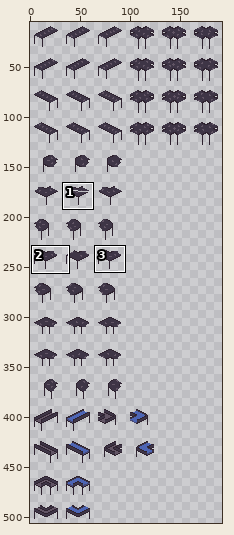
Pixel-art file: assets/conveyors.aseprite. The first picture is a wide view before the edit; the outline marks the close-up.
Close-up. Before:
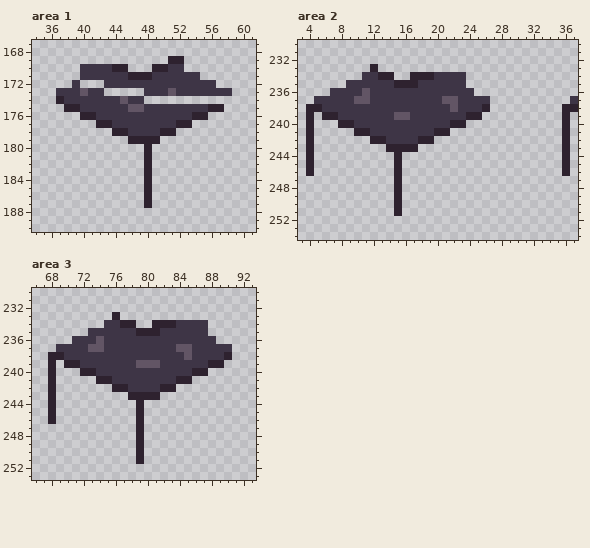
256x512 pixels, 1 frame. Shown: area 1: x 34..61, y 167..190; area 2: x 3..37, y 230..254; area 3: x 66..93, y 230..253. The wide view leaves out empty margins.
New version:
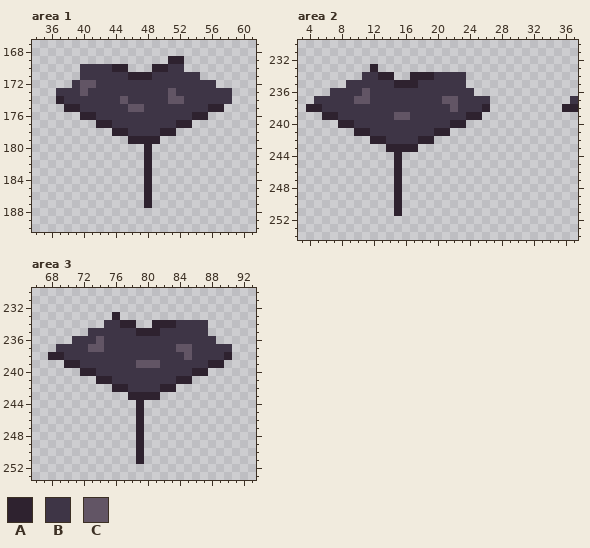
Palette (. is transparent): A #2e222f  B #3e3546  C #625565
What changed:
Area 1:
The author put colour B in row 172 at x 42; in row 173 at x 43 to 47; in row 174 at x 48 to 50 and 53 to 58.
The author put colour C in row 172 at x 40 to 41; in row 174 at x 51 to 52.
Area 2:
Colour A is removed in rows 239 to 246 at x 4 and 36.
Area 3:
Colour A is removed in rows 239 to 246 at x 68.
